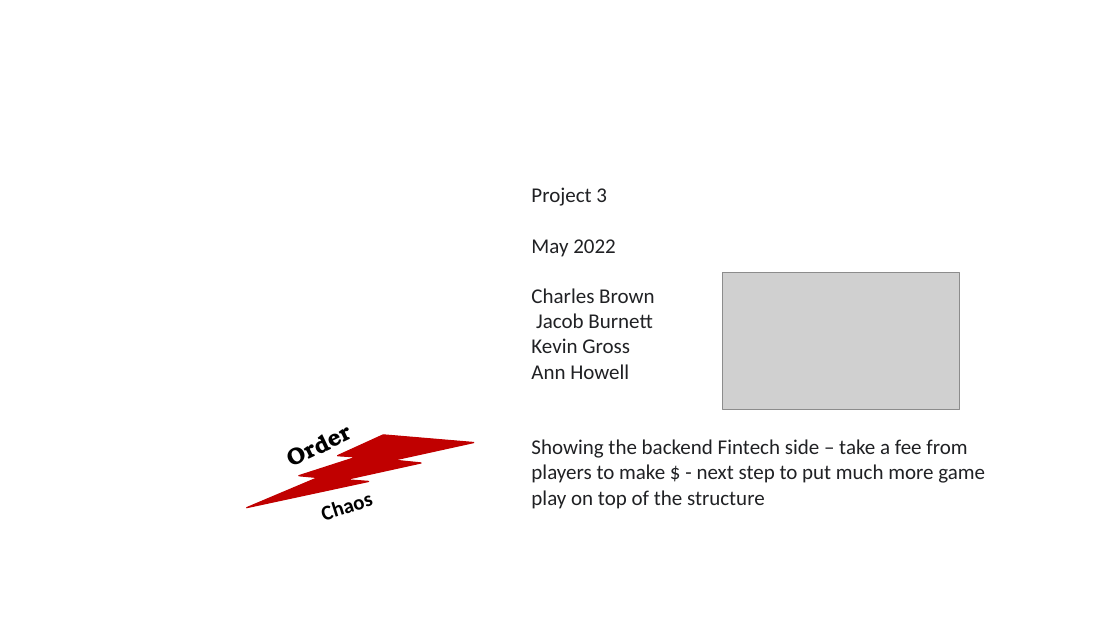
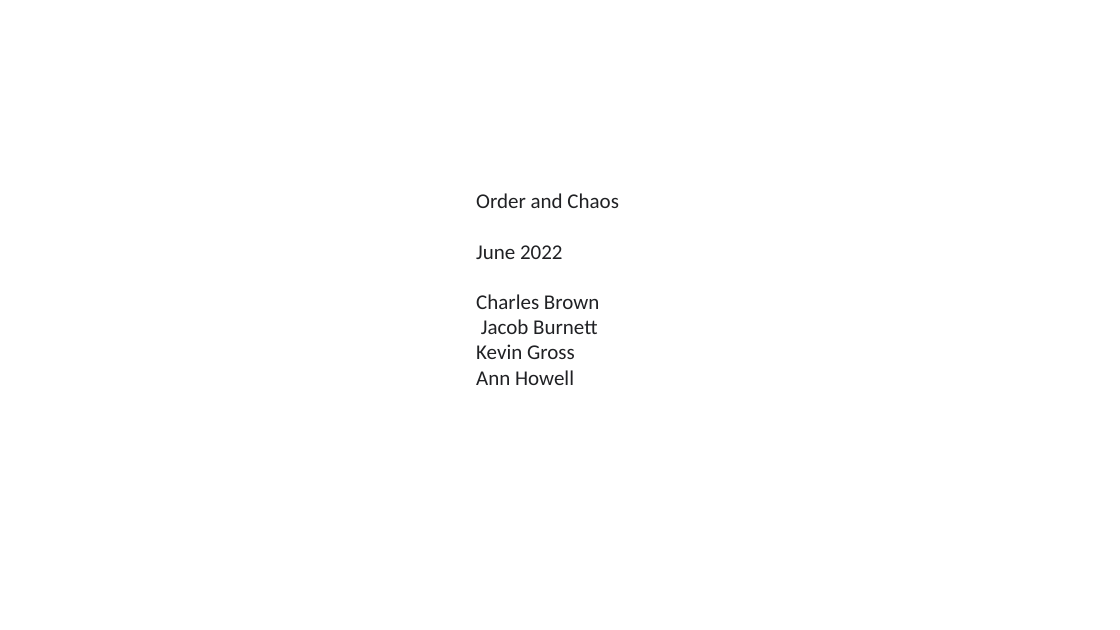
Before and after one commit to justcb/orderandchaos, a slide deck: slide 1 of 20220523_OAC_Presentation_draft.pptx. Drawn at 1120x630 pixels with LibreOffice and Linux fonts; fonts in the diff are those of the drawing; grey boxes stand for pictures. Boxes give left, top, right and bottom in pixels: in the first picture for what was removed or moved away, otherwise in the second. Text is boxed around its words. In the diff, an @@ line names an element or a change of style, - is before the commit and + after.

```diff
--- a/20220523_OAC_Presentation_draft.pptx
+++ b/20220523_OAC_Presentation_draft.pptx
@@ text "Order and Chaos": place and size @@
-text "Order and Chaos" at (531,187,985,509)
+text "Order and Chaos" at (476,193,619,385)
@@ text at (476,193,619,259): text changed @@
-Project 3
-May 2022
+Order and Chaos
+June 2022
@@ picture removed at (723,272,959,409) @@
@@ text removed at (272,409,366,480) @@
-Order
@@ lightning bolt removed at (243,431,476,508) @@
@@ text at (531,439,985,509): paragraph removed @@
-Showing the backend Fintech side – take a fee from players to make $ - next step to put much more game play on top of the structure
@@ text removed at (309,470,412,532) @@
-Chaos
```
Also in this commit, not shown: 3 other slides changed, 2 slides added.
